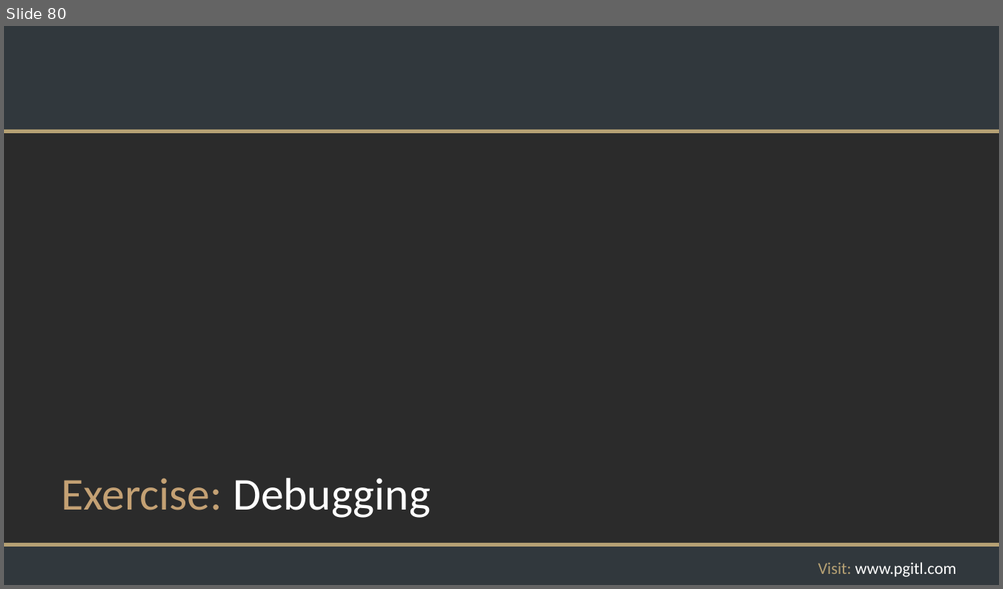
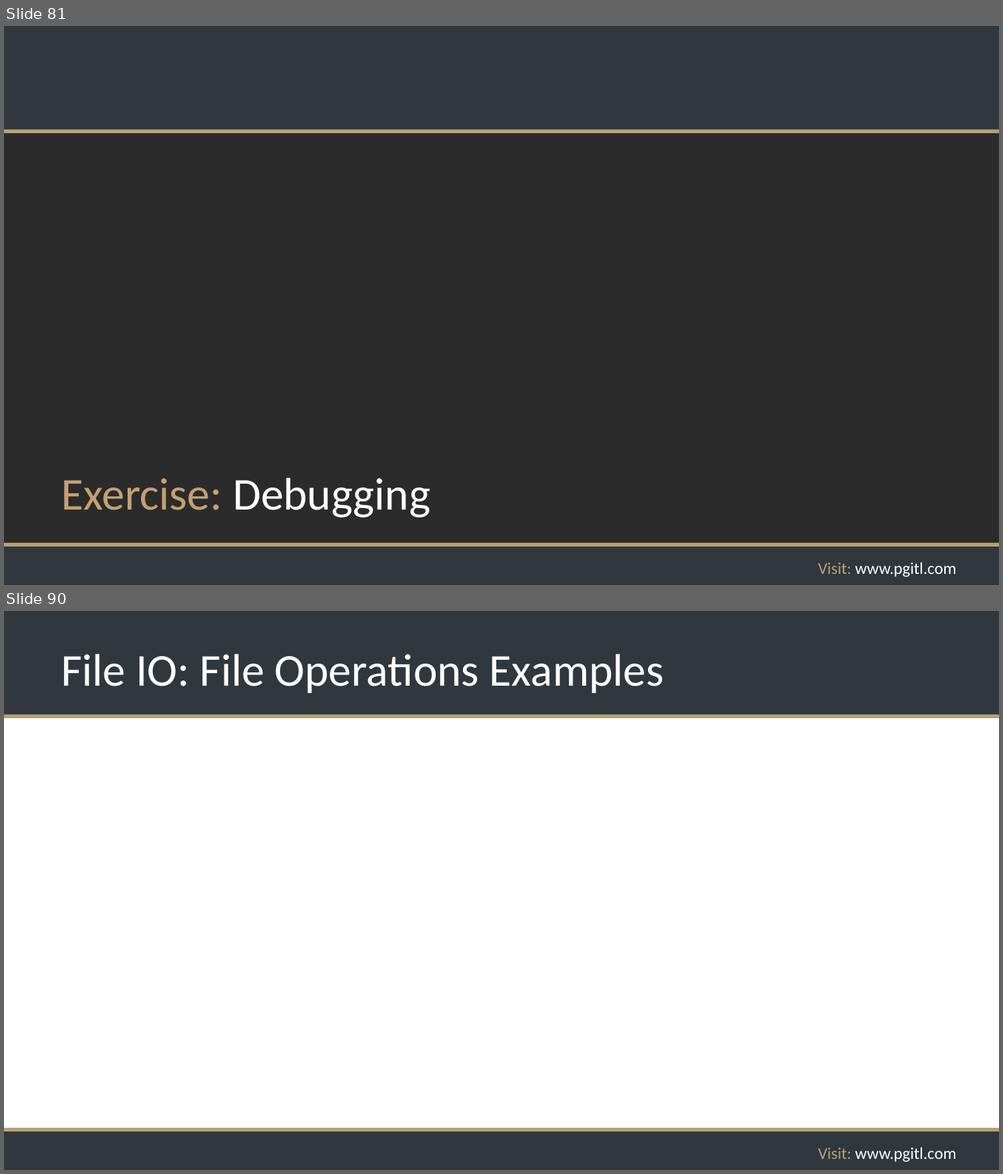
Before and after one commit to rikkouri/project-a, a slide deck: Programming Foundations.pptx. Shown one above the other, each under a label of ours: slide 80 before the commit, slides 81 and 90 after it; the slides between them are not shown. The pictures are 1003x589 and 1003x1174 pixels, drawn with LibreOffice and Linux fonts; fonts in the diff are those of the drawing; background and template pictures are left out; a plain dark background stands for a picture behind light text. Boxes give left, top, right and bottom in pixels: in the first picture for what was removed or moved away, otherwise in the second. Text is boxed around its words. In the diff, an @@ line names an element or a change of style, - is before the commit and + after.

Commit message:
File IO Paths and File Operations slides

```diff
--- a/Programming Foundations.pptx
+++ b/Programming Foundations.pptx
@@ slide 90 added at <box>4,611,999,1170</box>, background #FFFFFF; not listed: 5 template elements that a slide beside it also shows @@
@@ title added at <box>61,654,663,693</box>, 44 pt, text #FFFFFF @@
+File IO: File Operations Examples
@@ what was slide 80 is now slide 81 @@
```
Also in this commit, not shown: 10 other slides added.
